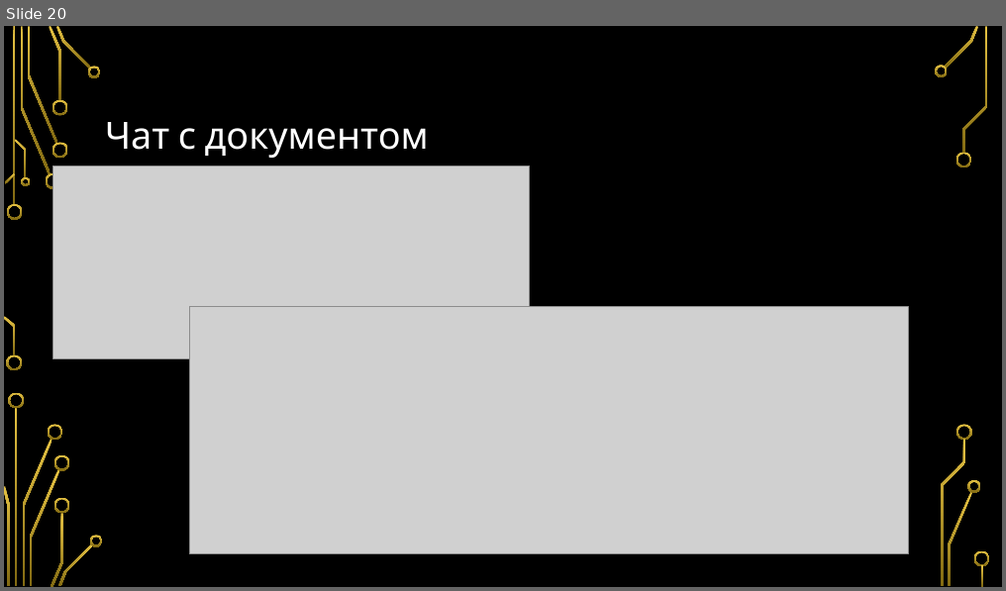
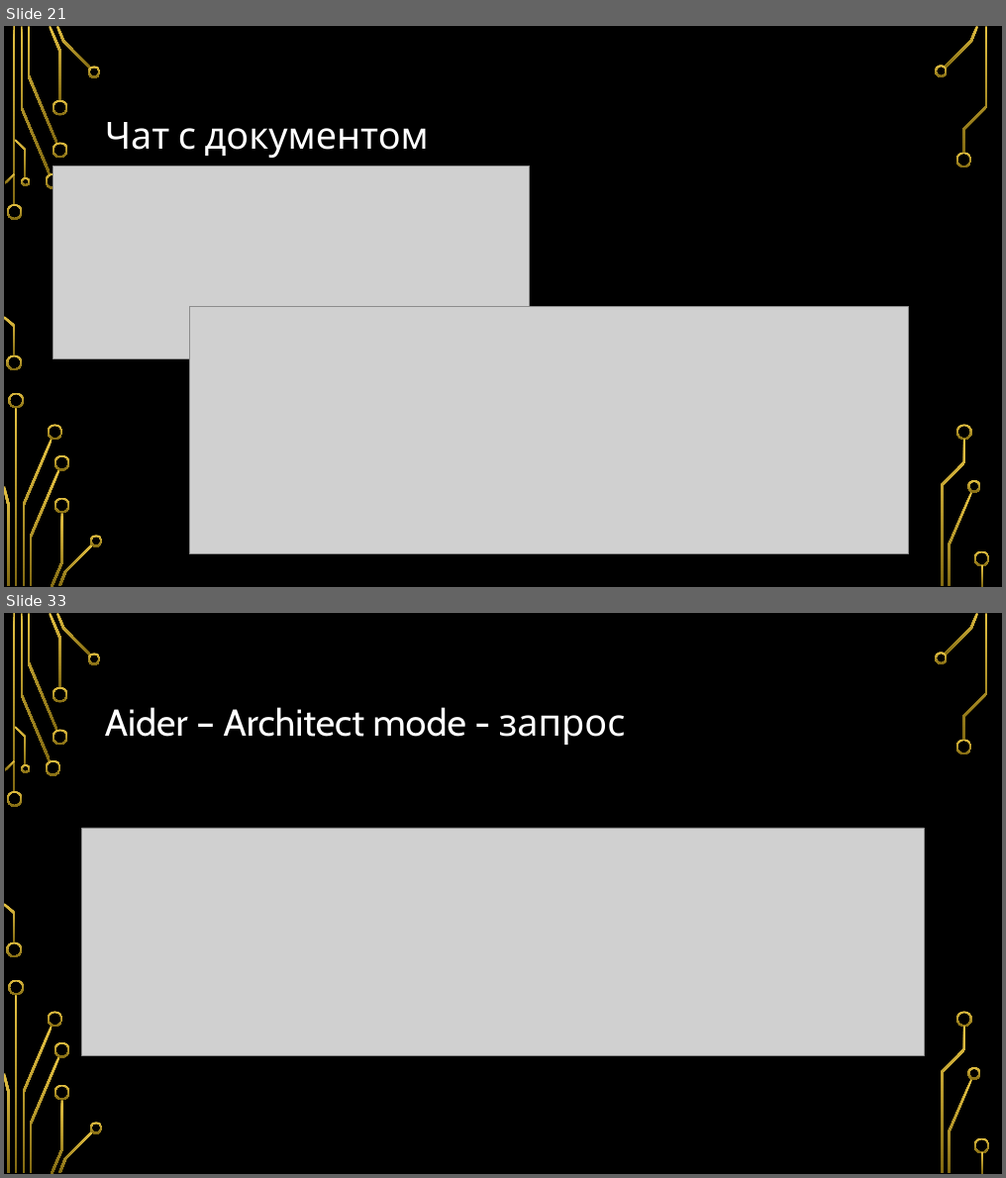
Before and after one commit to Vovch/AI-Presentation, a slide deck: Инструменты ИИ для программирования.pptx. Shown one above the other, each under a label of ours: slide 20 before the commit, slides 21 and 33 after it; the slides between them are not shown. The pictures are 1006x591 and 1006x1178 pixels, drawn with LibreOffice and Linux fonts; fonts in the diff are those of the drawing; grey boxes stand for pictures; background and template pictures are left out. Boxes give left, top, right and bottom in pixels: in the first picture for what was removed or moved away, otherwise in the second. Text is boxed around its words. In the diff, an @@ line names an element or a change of style, - is before the commit and + after.

Commit message:
Add FIM, aider and cline slides

```diff
--- a/Инструменты ИИ для программирования.pptx
+++ b/Инструменты ИИ для программирования.pptx
@@ slide 33 added at (x1=4, y1=613, x2=1002, y2=1174), background picture (left out); not listed: 36 template elements that a slide beside it also shows @@
@@ title added at (x1=105, y1=707, x2=626, y2=745), 36 pt, text #FFFFFF @@
+Aider – Architect mode - запрос
@@ picture added at (x1=82, y1=828, x2=924, y2=1057) @@
@@ what was slide 20 is now slide 21 @@
```
Also in this commit, not shown: 4 slides changed, 19 other slides added, 1 slide removed.
